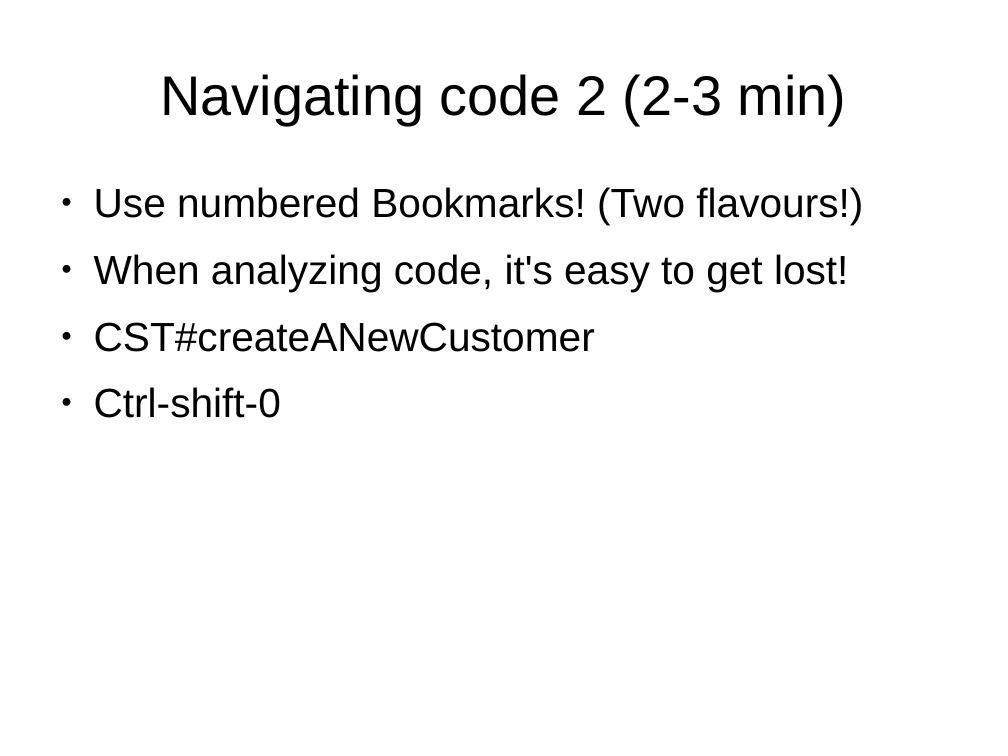
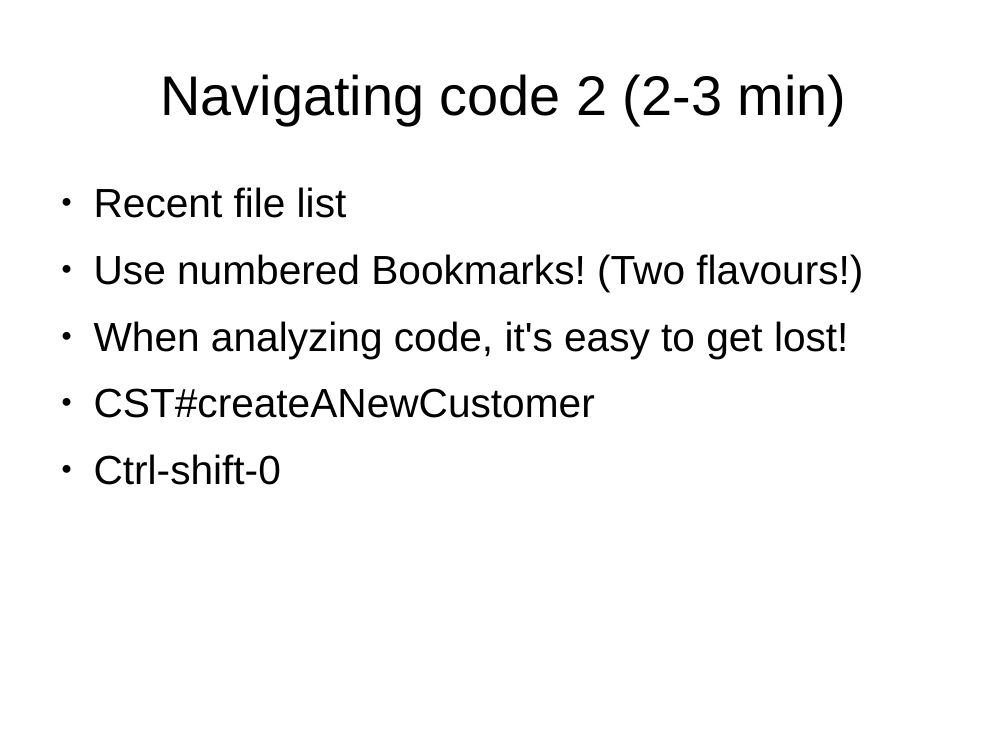
Before and after one commit to krosenvold/jz11, a slide deck: slide 4 of Jz11.odp. Drawn at 1008x756 pixels with LibreOffice and Linux fonts; fonts in the diff are those of the drawing. Boxes give left, top, right and bottom in pixels: in the first picture for what was removed or moved away, otherwise in the second. Text is boxed around its words. In the diff, an @@ line names an element or a change of style, - is before the commit and + after.

Commit message:
Fiux

```diff
--- a/Jz11.odp
+++ b/Jz11.odp
@@ text at <box>94,187,347,218</box>: paragraph added @@
+● Recent file list
```
